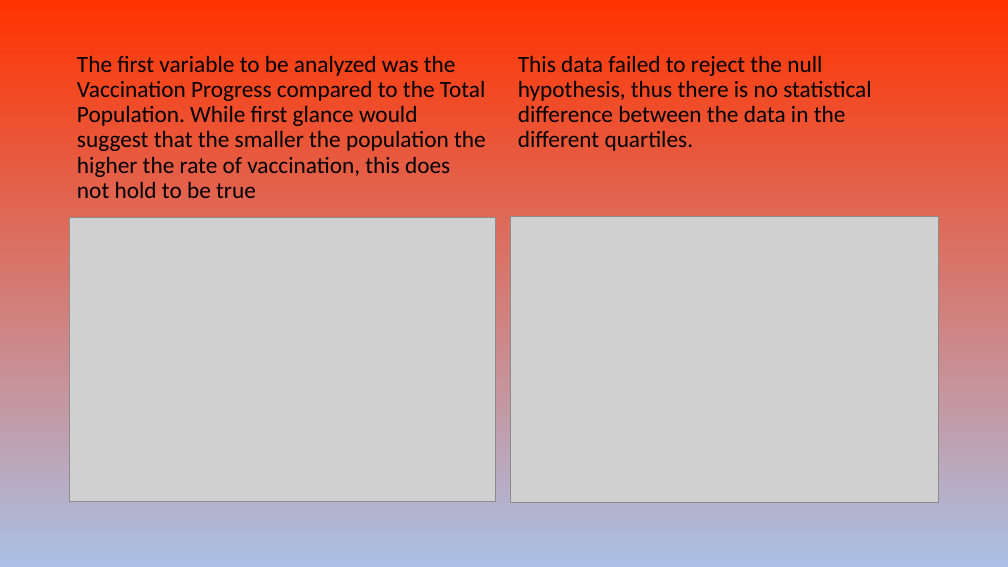
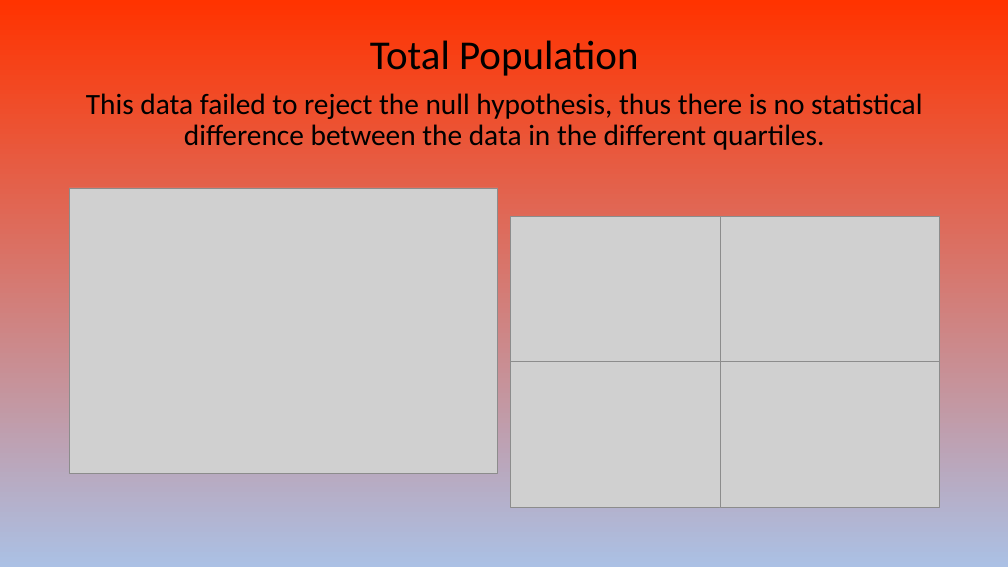
Before and after one commit to AJB-hub/Covid19_Vaccination_Progress, a slide deck: slide 9 of Covid 19 Presentation.pptx (slide 8 before the commit). Drawn at 1008x567 pixels with LibreOffice and Linux fonts; fonts in the diff are those of the drawing; grey boxes stand for pictures. Boxes give left, top, right and bottom in pixels: in the first picture for what was removed or moved away, otherwise in the second. Text is boxed around its words. In the diff, an @@ line names an element or a change of style, - is before the commit and + after.

```diff
--- a/Covid 19 Presentation.pptx
+++ b/Covid 19 Presentation.pptx
@@ text "Total Population": place and size @@
-text "Total Population" at (518, 55, 871, 151)
+text "Total Population" at (86, 40, 922, 150)
@@ text "Total Population" at (86, 40, 922, 150): vertical alignment bottom to top @@
@@ text removed at (77, 55, 486, 198) @@
-The first variable to be analyzed was the Vaccination Progress compared to the Total Population. While first glance would suggest that the smaller the population the higher the rate of vaccination, this does not hold to be true
@@ text at (370, 40, 638, 76): paragraph added @@
+Total Population
@@ text at (86, 93, 922, 150): size 22.2 to 28 pt in "This data failed to reject the null ..."; alignment left to centre @@
@@ picture: place and size @@
-picture at (70, 217, 496, 501)
+picture at (70, 188, 498, 474)
@@ picture removed at (510, 216, 939, 502) @@
@@ picture added at (510, 216, 730, 362) @@
@@ picture added at (721, 216, 940, 362) @@
@@ picture added at (510, 361, 730, 507) @@
@@ picture added at (720, 361, 939, 507) @@
```
Also in this commit, not shown: 6 other slides changed, 2 slides added, 1 slide removed.
